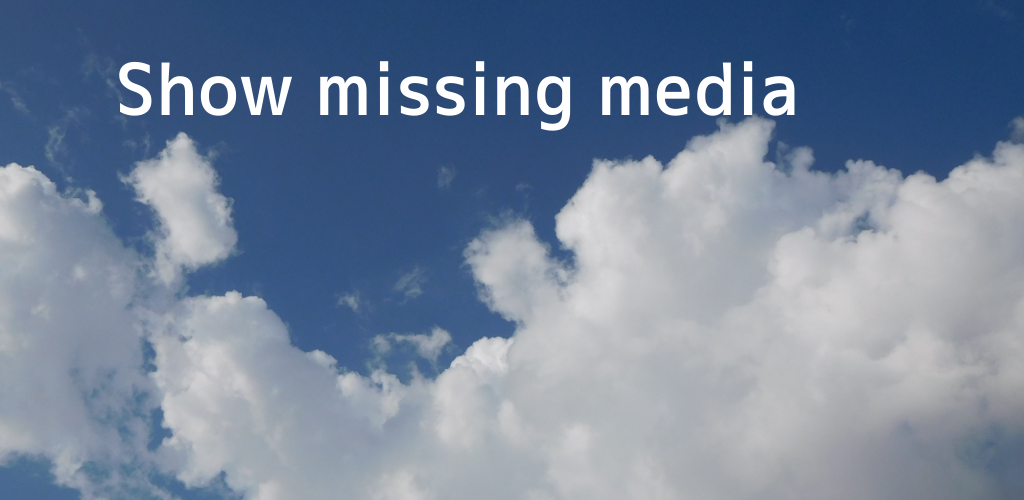
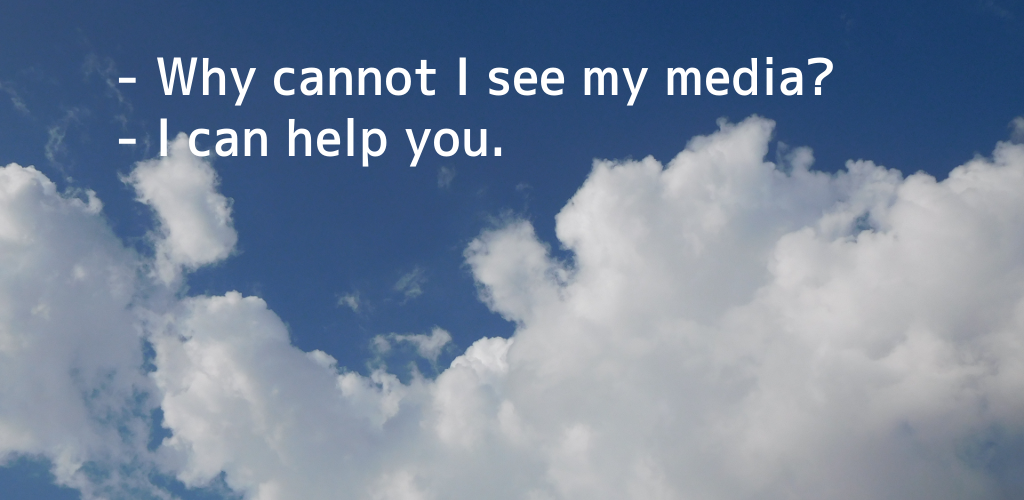
Layered file, before and after one edit (1024x500). Changes by layer:
renamed "Show missing media" to "- Why cannot I see my media? ...", painted on it over <box>118,57,833,167</box>
